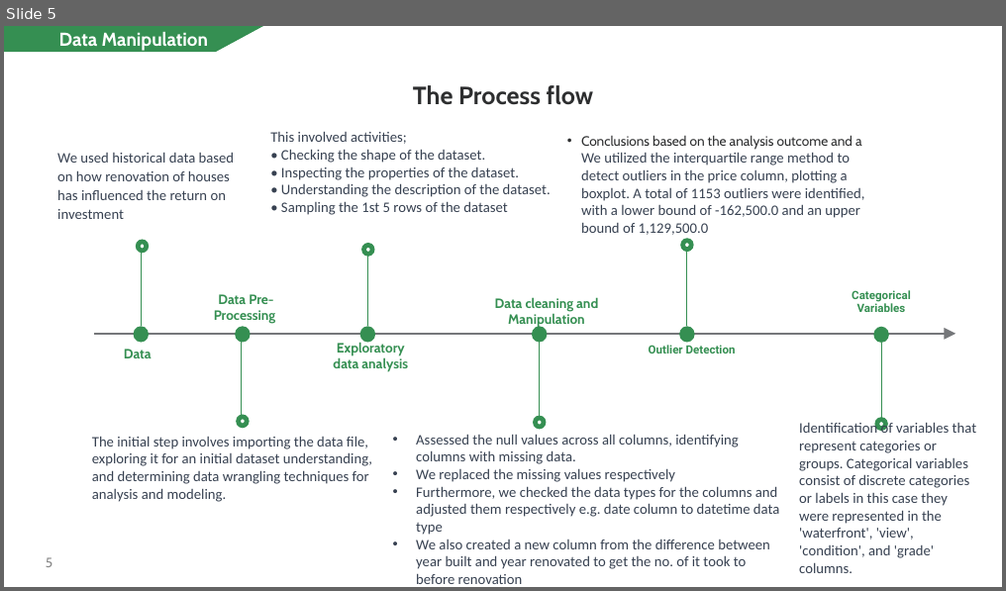
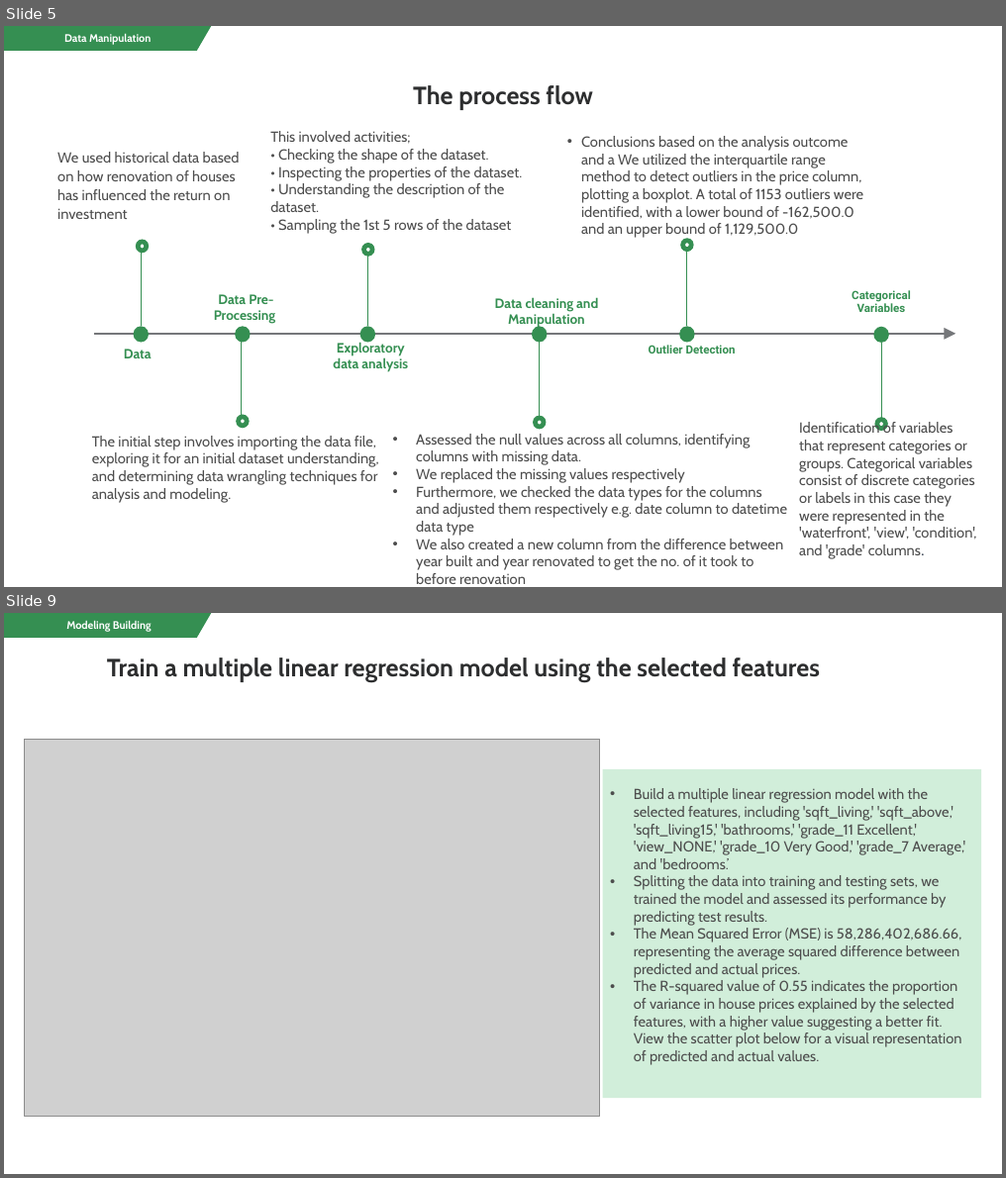
Before and after one commit to CarolineNjorog3/Transforming-homes-elevating-values, a slide deck: Non_Technical Presentation.pptx. Shown one above the other, each under a label of ours: slide 5 before the commit, slides 5 and 9 after it; the slides between them are not shown. The pictures are 1006x591 and 1006x1178 pixels, drawn with LibreOffice and Linux fonts; fonts in the diff are those of the drawing; grey boxes stand for pictures. Boxes give left, top, right and bottom in pixels: in the first picture for what was removed or moved away, otherwise in the second. Text is boxed around its words. In the diff, an @@ line names an element or a change of style, - is before the commit and + after.

```diff
--- a/Non_Technical Presentation.pptx
+++ b/Non_Technical Presentation.pptx
@@ slide 9 added at bbox=[4, 613, 1002, 1174], background #FFFFFF at 24% opacity @@
@@ freeform shape added at bbox=[4, 613, 211, 638], fill #358F52, 10.5 pt, text #FFFFFF, bold @@
+Modeling Building
@@ text added at bbox=[107, 658, 820, 682], 24 pt, text #2D2E2F, bold @@
+Train a multiple linear regression model using the selected features
@@ picture added at bbox=[24, 739, 600, 1117] @@
@@ rectangle added at bbox=[603, 769, 982, 1099], fill #D1EEDA, 14 pt, text #4D4D4D @@
+• Build a multiple linear regression model with the selected features, including 'sqft_living,' 'sqft_above,' 'sqft_living15,' 'bathrooms,' 'grade_11 Excellent,' 'view_NONE,' 'grade_10 Very Good,' 'grade_7 Average,' and 'bedrooms.’
+• Splitting the data into training and testing sets, we trained the model and assessed its performance by predicting test results.
+• The Mean Squared Error (MSE) is 58,286,402,686.66, representing the average squared difference between predicted and actual prices.
+• The R-squared value of 0.55 indicates the proportion of variance in house prices explained by the selected features, with a higher value suggesting a better fit. View the scatter plot below for a visual representation of predicted and actual values.
@@ slide 5 changed as well @@
@@ freeform shape "Data Manipulation": place and size @@
-freeform shape "Data Manipulation" at bbox=[4, 26, 263, 52]
+freeform shape "Data Manipulation" at bbox=[4, 26, 211, 51]
@@ freeform shape "Data Manipulation" at bbox=[4, 26, 211, 51]: size 18 to 10.5 pt @@
@@ text at bbox=[413, 85, 592, 110]: text changed @@
-The Process flow
+The process flow
@@ text "Conclusions based on the analysis ..." at bbox=[581, 136, 863, 239]: size 13 to 14 pt, text colour #2D2E2F to #4D4D4D in "Conclusions based on the analysis outcome and ..."; font Calibri to Cabin, text colour #374151 to #4D4D4D in "We utilized the interquartile range method to ..." @@
@@ font Calibri to Cabin, text colour #374151 to #4D4D4D in 5 elements at bbox=[270, 131, 523, 234], bbox=[416, 434, 787, 584], bbox=[57, 152, 240, 219], bbox=[799, 421, 977, 560], bbox=[92, 436, 379, 503] @@
@@ page number removed at bbox=[46, 558, 53, 568] @@
-5
```
Also in this commit, not shown: 5 other slides changed, 7 other slides added, 7 slides removed, 1 other file.
